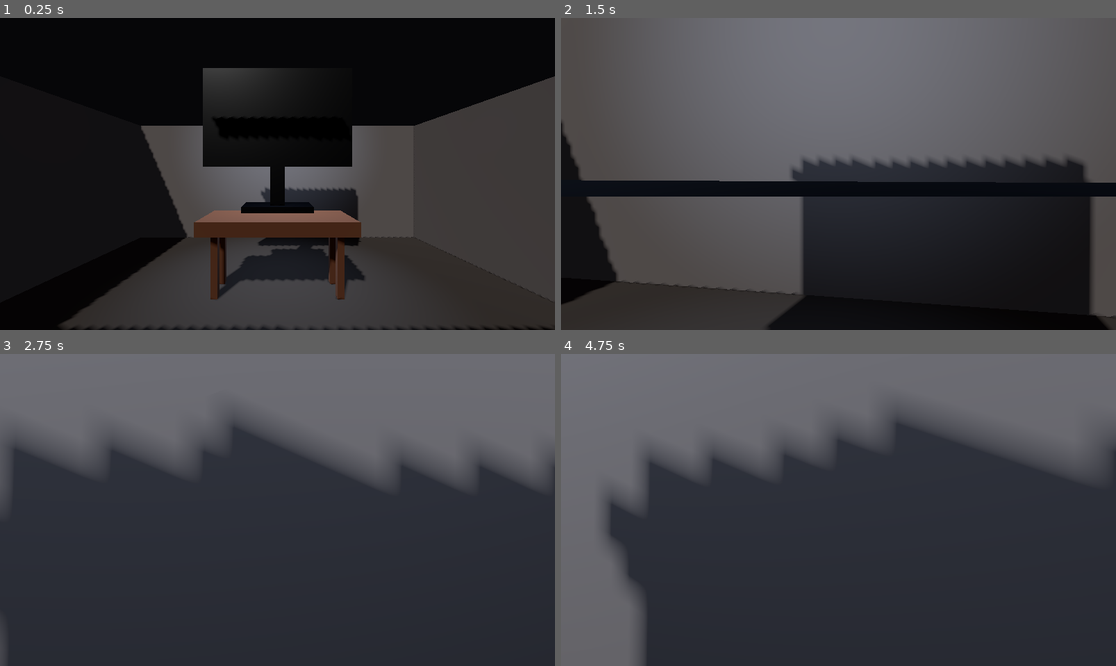
Above: before the commit, frames 1-4 (two rows, left to right).
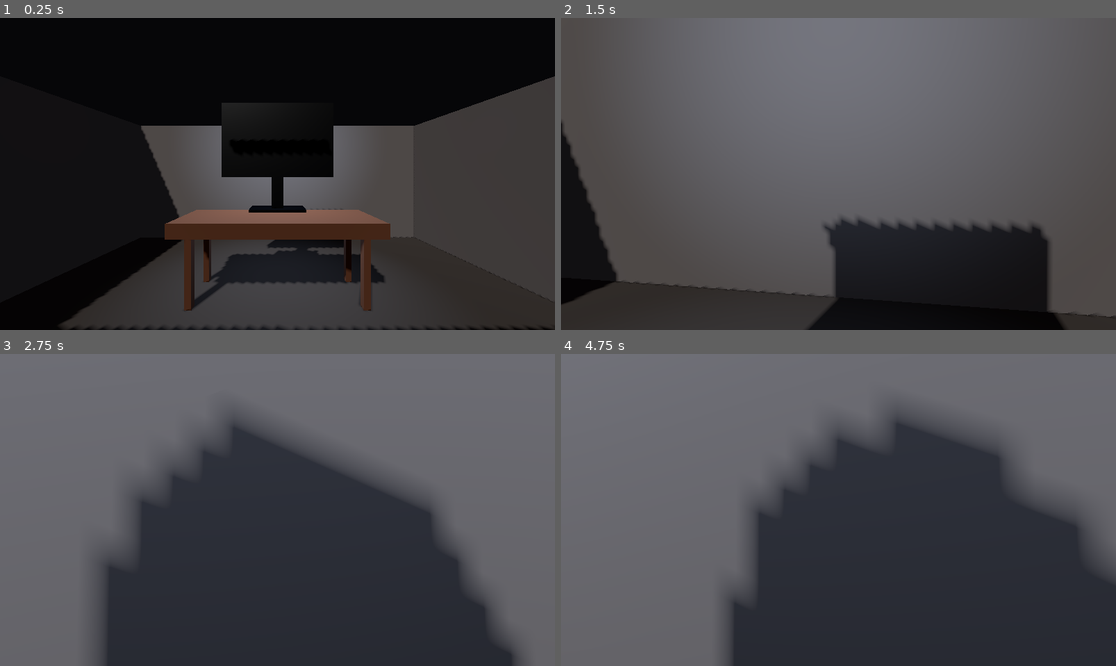
Above: after the commit, the same moments.

Repository: lucasteamalt12321/HorrorGame
Game: Godot game, scene res://world.tscn
Same seed, same stepped clock (60 frames per second), same inputs: the game is played once before the commit and once after it.
Inputs (mouse positions are in pixels of both pictures, inside the frame that each line leads up to):
- Up to frame 1 (0.25 s): no input
- Up to frame 2 (1.5 s): tap Enter (ui_accept) at 0.5, 0.77 s; move the mouse to (866, 174) at 0.52 s; hold W (move_forward) from 0.53 s (still down); move the mouse to (810, 174) at 1.27 s
- Up to frame 3 (2.75 s): keep holding W (move_forward); tap Enter (ui_accept) at 1.52 s; move the mouse to (288, 503) at 2.02 s
- Up to frame 4 (4.75 s): keep holding W (move_forward); tap Enter (ui_accept) at 2.75, 3.02, 3.77, 4.52 s; move the mouse to (832, 516) at 2.77 s; move the mouse to (877, 513) at 3.52 s; move the mouse to (794, 506) at 4.27 s

The runs differ from the first frame. In frame 1, 7.8% of the frame differs, in the area x 29-71%, y 16-94%; in frame 2, 18%; in frame 3, 27%, in the area x 0-100%, y 26-100%; in frame 4, 19%.

Commit message:
Resize desk and monitor

Diff:
--- a/test_room.tscn
+++ b/test_room.tscn
@@ -35,7 +35,7 @@
 albedo_color = Color(0.28, 0.16, 0.08, 1)
 
 [sub_resource type="BoxMesh" id="BoxMesh_desk"]
-size = Vector3(2.75, 0.25, 1.1)
+size = Vector3(3.6, 0.25, 1.3)
 
 [sub_resource type="BoxMesh" id="BoxMesh_desk_leg"]
 size = Vector3(0.125, 2.2, 0.125)
@@ -46,16 +46,16 @@
 roughness = 0.35
 
 [sub_resource type="BoxMesh" id="BoxMesh_monitor_body"]
-size = Vector3(3.2, 2.1, 0.3)
+size = Vector3(2.4, 1.6, 0.24)
 
 [sub_resource type="PlaneMesh" id="PlaneMesh_screen"]
-size = Vector2(2.8, 1.7)
+size = Vector2(2.1, 1.3)
 
 [sub_resource type="BoxMesh" id="BoxMesh_monitor_stand"]
-size = Vector3(0.3, 1, 0.3)
+size = Vector3(0.24, 0.75, 0.24)
 
 [sub_resource type="BoxMesh" id="BoxMesh_monitor_base"]
-size = Vector3(1.5, 0.12, 0.7)
+size = Vector3(1.2, 0.1, 0.55)
 
 [sub_resource type="StandardMaterial3D" id="Material_screen"]
 albedo_color = Color(0.1, 0.8, 0.1, 1)
@@ -129,44 +129,44 @@
 mesh = SubResource("BoxMesh_desk")
 
 [node name="Leg1" type="MeshInstance3D" parent="Desk"]
-transform = Transform3D(1, 0, 0, 0, 1, 0, 0, 0, 1, -1.15, -1.1, -0.35)
+transform = Transform3D(1, 0, 0, 0, 1, 0, 0, 0, 1, -1.5, -1.1, -0.45)
 material_override = SubResource("Material_desk")
 mesh = SubResource("BoxMesh_desk_leg")
 
 [node name="Leg2" type="MeshInstance3D" parent="Desk"]
-transform = Transform3D(1, 0, 0, 0, 1, 0, 0, 0, 1, 1.15, -1.1, -0.35)
+transform = Transform3D(1, 0, 0, 0, 1, 0, 0, 0, 1, 1.5, -1.1, -0.45)
 material_override = SubResource("Material_desk")
 mesh = SubResource("BoxMesh_desk_leg")
 
 [node name="Leg3" type="MeshInstance3D" parent="Desk"]
-transform = Transform3D(1, 0, 0, 0, 1, 0, 0, 0, 1, -1.15, -1.1, 0.15)
+transform = Transform3D(1, 0, 0, 0, 1, 0, 0, 0, 1, -1.5, -1.1, 0.45)
 material_override = SubResource("Material_desk")
 mesh = SubResource("BoxMesh_desk_leg")
 
 [node name="Leg4" type="MeshInstance3D" parent="Desk"]
-transform = Transform3D(1, 0, 0, 0, 1, 0, 0, 0, 1, 1.15, -1.1, 0.15)
+transform = Transform3D(1, 0, 0, 0, 1, 0, 0, 0, 1, 1.5, -1.1, 0.45)
 material_override = SubResource("Material_desk")
 mesh = SubResource("BoxMesh_desk_leg")
 
 [node name="Monitor" type="Node3D" parent="."]
-transform = Transform3D(1, 0, 0, 0, 1, 0, 0, 0, 1, 0, 3.485, -1.1)
+transform = Transform3D(1, 0, 0, 0, 1, 0, 0, 0, 1, 0, 3.005, -1.1)
 
 [node name="Body" type="MeshInstance3D" parent="Monitor"]
 material_override = SubResource("Material_monitor")
 mesh = SubResource("BoxMesh_monitor_body")
 
 [node name="Screen" type="MeshInstance3D" parent="Monitor"]
-transform = Transform3D(-1, 0, -8.742278e-08, 0, 1, 0, 8.742278e-08, 0, -1, 0, 0, -0.161)
+transform = Transform3D(-1, 0, -8.742278e-08, 0, 1, 0, 8.742278e-08, 0, -1, 0, 0, -0.121)
 material_override = SubResource("Material_screen")
 mesh = SubResource("PlaneMesh_screen")
 
 [node name="Stand" type="MeshInstance3D" parent="Monitor"]
-transform = Transform3D(1, 0, 0, 0, 1, 0, 0, 0, 1, 0, -1.45, 0)
+transform = Transform3D(1, 0, 0, 0, 1, 0, 0, 0, 1, 0, -1.175, 0)
 material_override = SubResource("Material_monitor")
 mesh = SubResource("BoxMesh_monitor_stand")
 
 [node name="Base" type="MeshInstance3D" parent="Monitor"]
-transform = Transform3D(1, 0, 0, 0, 1, 0, 0, 0, 1, 0, -1.95, 0)
+transform = Transform3D(1, 0, 0, 0, 1, 0, 0, 0, 1, 0, -1.53, 0)
 material_override = SubResource("Material_monitor")
 mesh = SubResource("BoxMesh_monitor_base")
 
